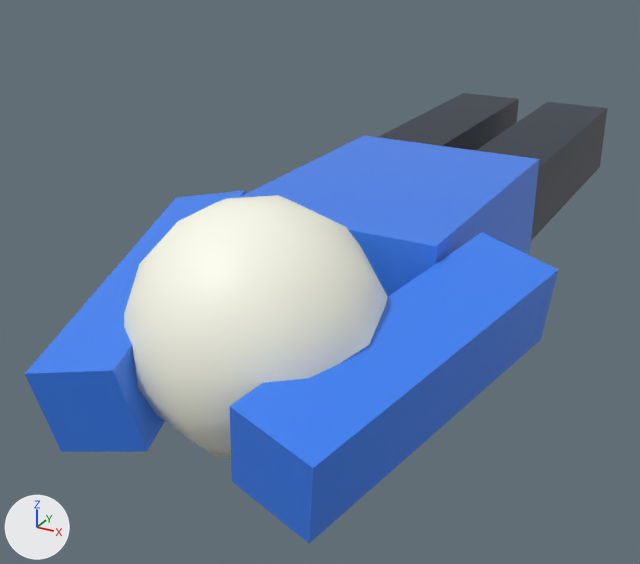
The glTF model public/animations/humanoid/CrouchToProne.glb as it was, and as the next commit left it.
Before and after are seen from a 50 mm camera at (0.82, -2.21, 0.89) aimed at (-0.14, -0.45, 0.01). Arrows for +X, +Y and +Z are at lower left; the lights stay in place. The older version comes first. Both versions are drawn at frame 28 of the action 'CrouchToProne'; the numbers are the values there.
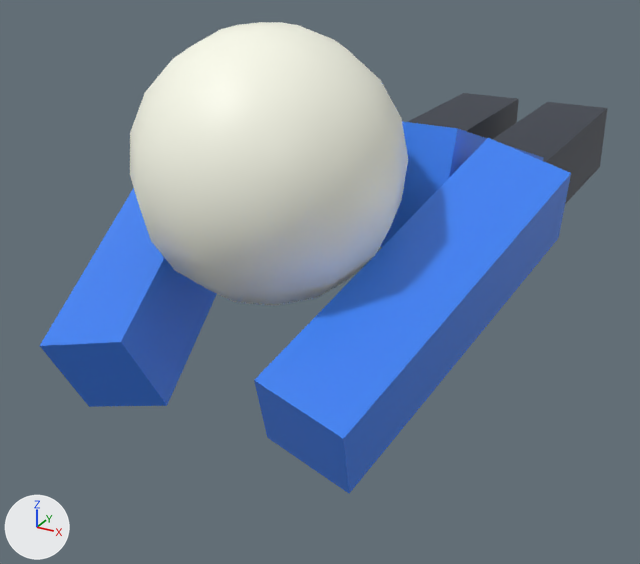
ob_leftarmpivot is not drawn itself; it is the parent of ob_mesh_2.
ob_rightarmpivot is not drawn itself; it is the parent of ob_mesh_3.

The edits, one by one:
Object 'Torso' (ob_torso) moves from (0.0, -0.35, 0.14) to (0.0, -0.33, 0.25).
Object 'Torso' (ob_torso) turns from (90, 0, 0) to (72, 0, 0) degrees about x, y and z.
Object 'Head' (ob_head) turns from (-54, 0, 0) to (-66, 0, 0) degrees about x, y and z.
Object 'LeftArmPivot' (ob_leftarmpivot) turns from (-169, 12, 11) to (-137, 3.3, 15) degrees about x, y and z.
Object 'RightArmPivot' (ob_rightarmpivot) turns from (-169, -12, -11) to (-137, -3.3, -15) degrees about x, y and z.

Pixel boxes [x1, y1, x2, y2] of what changed, in the pictures (640 x 564 px):
'Head', moved, turned: before [124, 195, 387, 457]; after [130, 22, 408, 305]
'Mesh_3', moved, turned: before [230, 232, 558, 543]; after [254, 138, 571, 494]
'Mesh_2', moved, turned: before [25, 190, 245, 452]; after [40, 188, 216, 407]
'Torso', moved, turned: before [238, 136, 539, 297]; after [380, 122, 543, 247]
